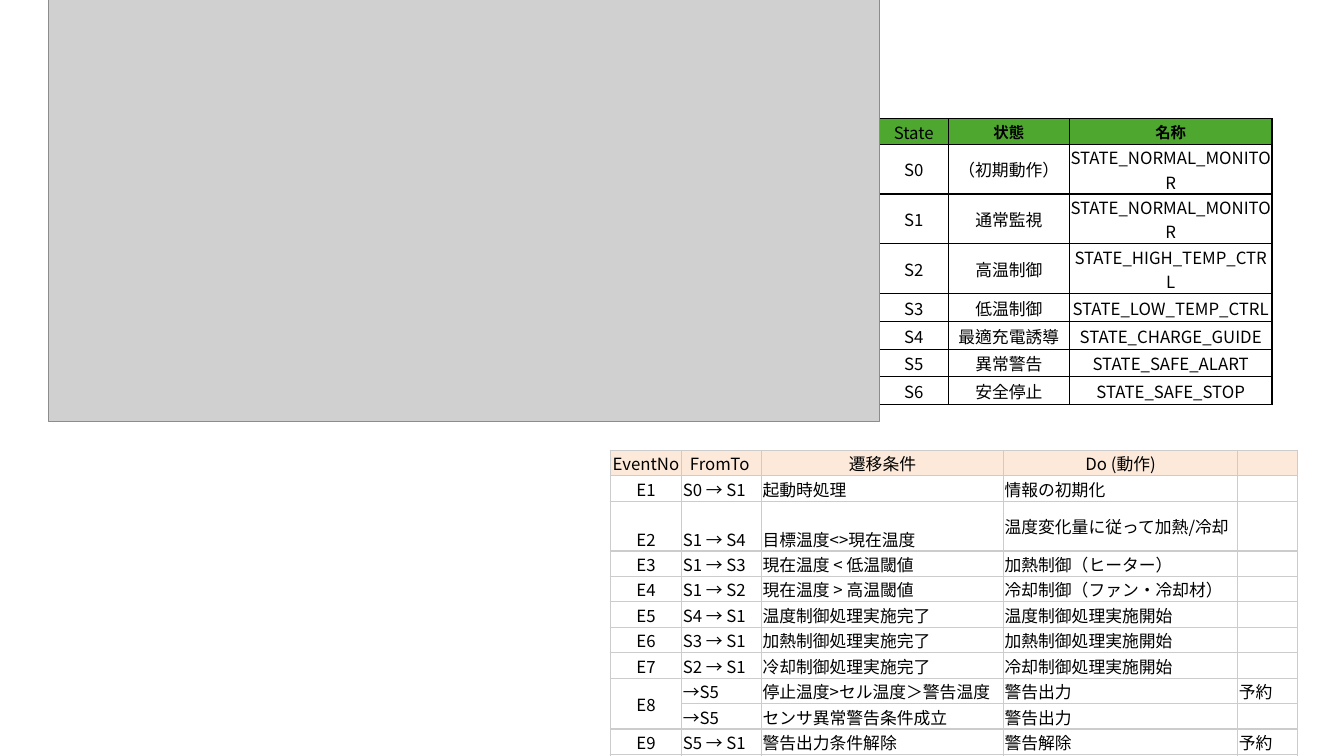
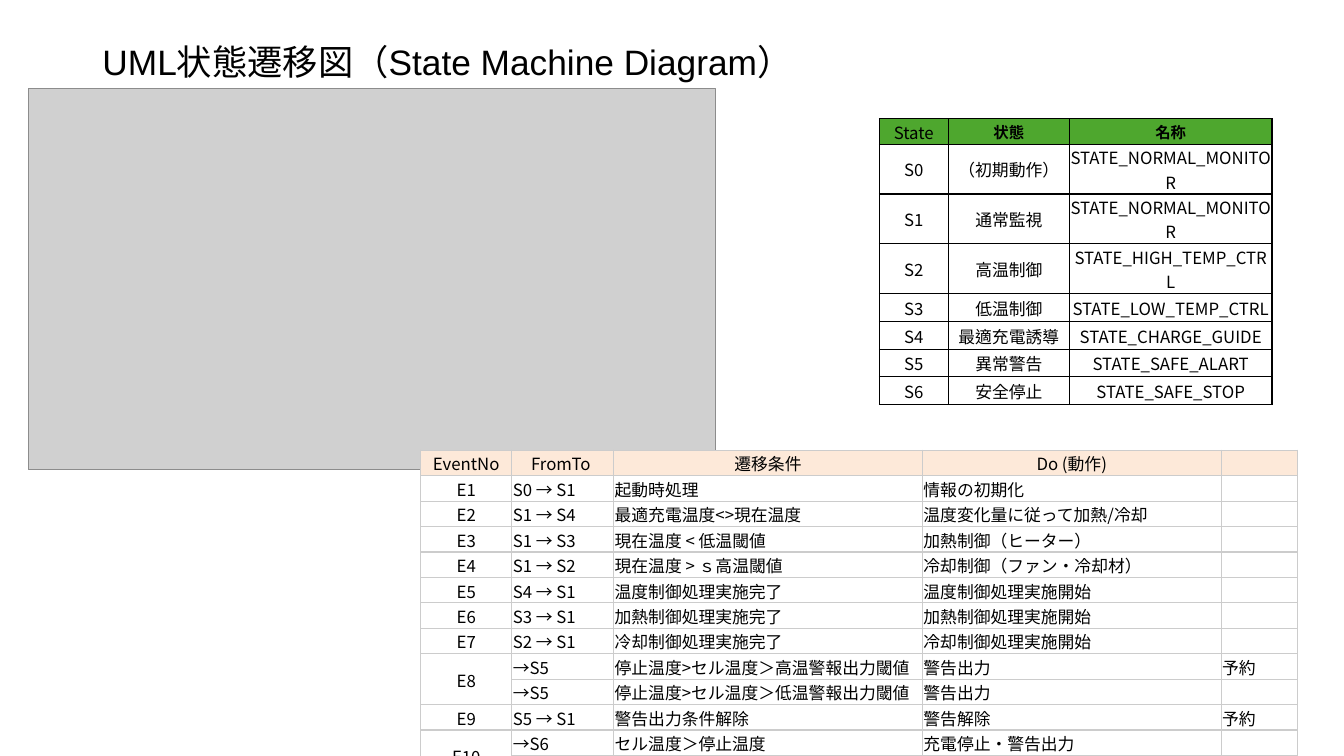
Before and after one commit to KazYag/nyaTraining-python-project, a slide deck: slide 2 of Specification/基本仕様.pptx. Drawn at 1344x756 pixels with LibreOffice and Linux fonts; fonts in the diff are those of the drawing; grey boxes stand for pictures. Boxes give left, top, right and bottom in pixels: in the first picture for what was removed or moved away, otherwise in the second. Text is boxed around its words. In the diff, an @@ line names an element or a change of style, - is before the commit and + after.

Commit message:
状態遷移修正

```diff
--- a/Specification/基本仕様.pptx
+++ b/Specification/基本仕様.pptx
@@ title added at (102, 47, 793, 82), 25.2 pt, text #000000 @@
+UML状態遷移図（State Machine Diagram）
@@ picture: place and size @@
-picture at (49, 0, 880, 422)
+picture at (28, 89, 716, 470)
@@ table at (420, 451, 1297, 756) @@
-row 3, column 3: 目標温度<>現在温度
+row 3, column 3: 最適充電温度<>現在温度
-row 5, column 3: 現在温度 > 高温閾値
+row 5, column 3: 現在温度 > ｓ高温閾値
-row 9, column 3: 停止温度>セル温度＞警告温度
+row 9, column 3: 停止温度>セル温度＞高温警報出力閾値
-row 10, column 3: センサ異常警告条件成立
+row 10, column 3: 停止温度>セル温度＞低温警報出力閾値
@@ table: place and size @@
-table at (610, 451, 1298, 755)
+table at (420, 451, 1297, 756)
```
Also in this commit, not shown: 1 other slide changed, 1 other file.
